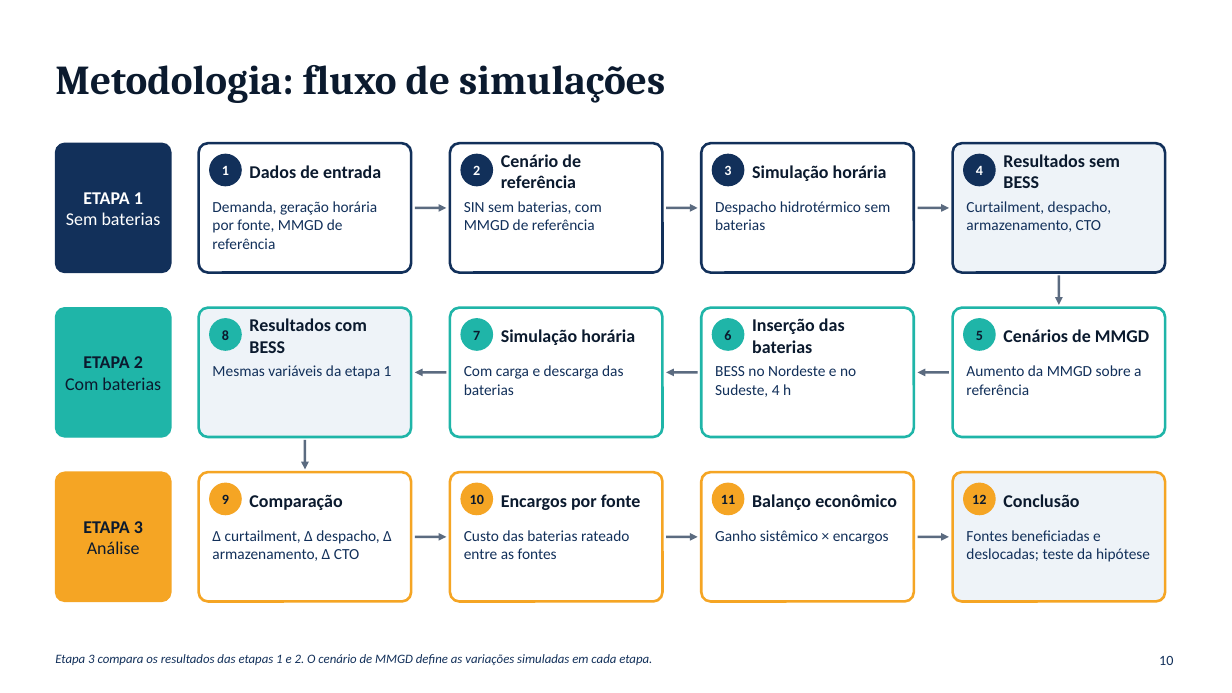
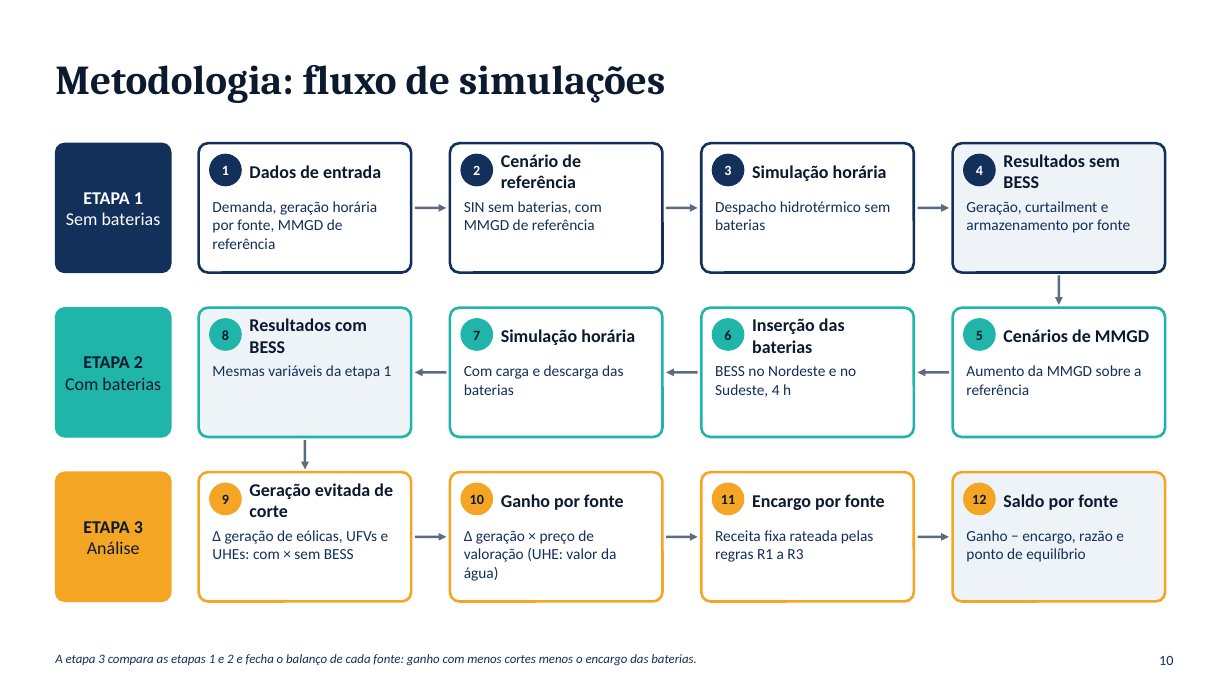
Before and after one commit to RonaldoSouza74/Instituto-de-Economia, a slide deck: slide 10 of Baterias_SIN_Economia_Setor_Eletrico_I.pptx. Drawn at 1232x693 pixels with LibreOffice and Linux fonts; fonts in the diff are those of the drawing. Boxes give left, top, right and bottom in pixels: in the first picture for what was removed or moved away, otherwise in the second. Text is boxed around its words. In the diff, an @@ line names an element or a change of style, - is before the commit and + after.

```diff
--- a/Baterias_SIN_Economia_Setor_Eletrico_I.pptx
+++ b/Baterias_SIN_Economia_Setor_Eletrico_I.pptx
@@ text at (966, 201, 1130, 233): text changed @@
-Curtailment, despacho, armazenamento, CTO
+Geração, curtailment e armazenamento por fonte
@@ text at (249, 483, 393, 517): text changed @@
-Comparação
+Geração evitada de corte
@@ text at (501, 494, 624, 510): text changed @@
-Encargos por fonte
+Ganho por fonte
@@ text at (752, 494, 885, 510): text changed @@
-Balanço econômico
+Encargo por fonte
@@ text at (1003, 494, 1118, 510): text changed @@
-Conclusão
+Saldo por fonte
@@ text at (212, 530, 389, 559): text changed @@
-Δ curtailment, Δ despacho, Δ armazenamento, Δ CTO
+Δ geração de eólicas, UFVs e UHEs: com × sem BESS
@@ text at (464, 530, 616, 581): text changed @@
-Custo das baterias rateado entre as fontes
+Δ geração × preço de valoração (UHE: valor da água)
@@ text at (715, 530, 874, 562): text changed @@
-Ganho sistêmico × encargos
+Receita fixa rateada pelas regras R1 a R3
@@ text at (966, 530, 1124, 562): text changed @@
-Fontes beneficiadas e deslocadas; teste da hipótese
+Ganho − encargo, razão e ponto de equilíbrio
@@ text at (55, 654, 697, 666): text changed @@
-Etapa 3 compara os resultados das etapas 1 e 2. O cenário de MMGD define as variações simuladas em cada etapa.
+A etapa 3 compara as etapas 1 e 2 e fecha o balanço de cada fonte: ganho com menos cortes menos o encargo das baterias.
```
Also in this commit, not shown: 15 other slides changed, 2 slides added, 2 slides removed.
